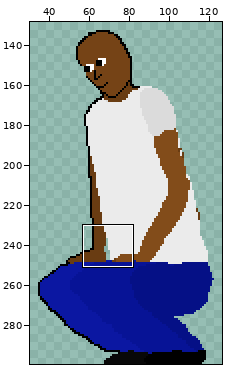
Two states of a pixel-art file, charachters/mechanic/mechanic_portrait_half_look_down.aseprite. The first picture is a wide view before the edit; the outline marks the close-up.
Close-up. Before:
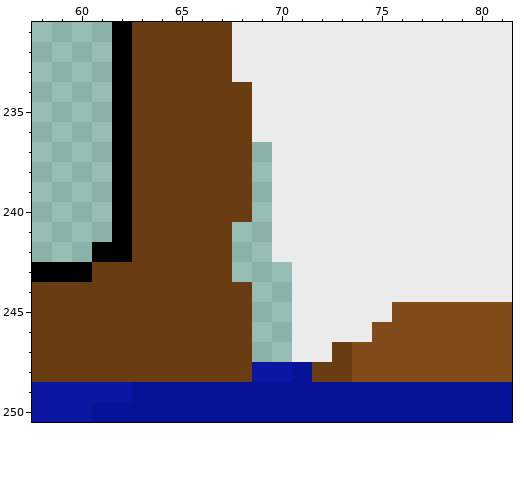
170x300 pixels, 1 frame. Colours within 5 levels of each other are drawn and written as one. Shown: x 58..81, y 231..250. The wide view leaves out empty margins. The commit also changed other parts of the picture, which this record leaves out.
And afterwards:
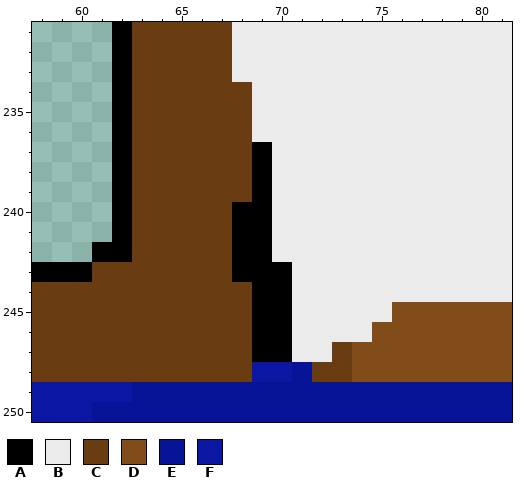
Palette (. is transparent): A #000000  B #ebebeb  C #693c12  D #824c1a  E #071396  F #0b17a2
Changes in this commit:
Layer "outline":
The author put colour A in rows 237 to 240 at x 69; in rows 241 to 242 at x 68 to 69; in row 243 at x 68 to 70; in rows 244 to 247 at x 69 to 70.
Colour C becomes colour A in row 240 at x 68.
Boxes around the changes in both close-ups, in picture pixels (x1, y1, x2, y2):
changed: (232, 142, 292, 362)
